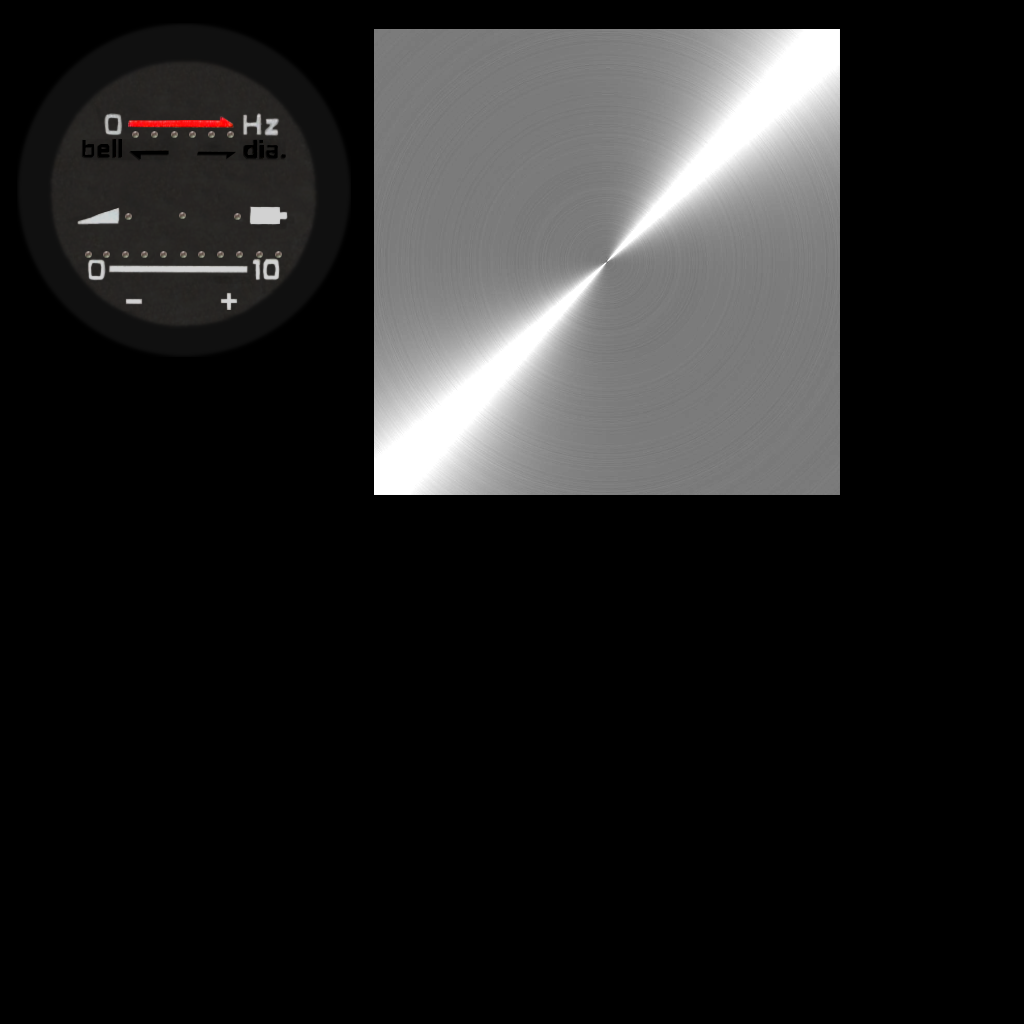
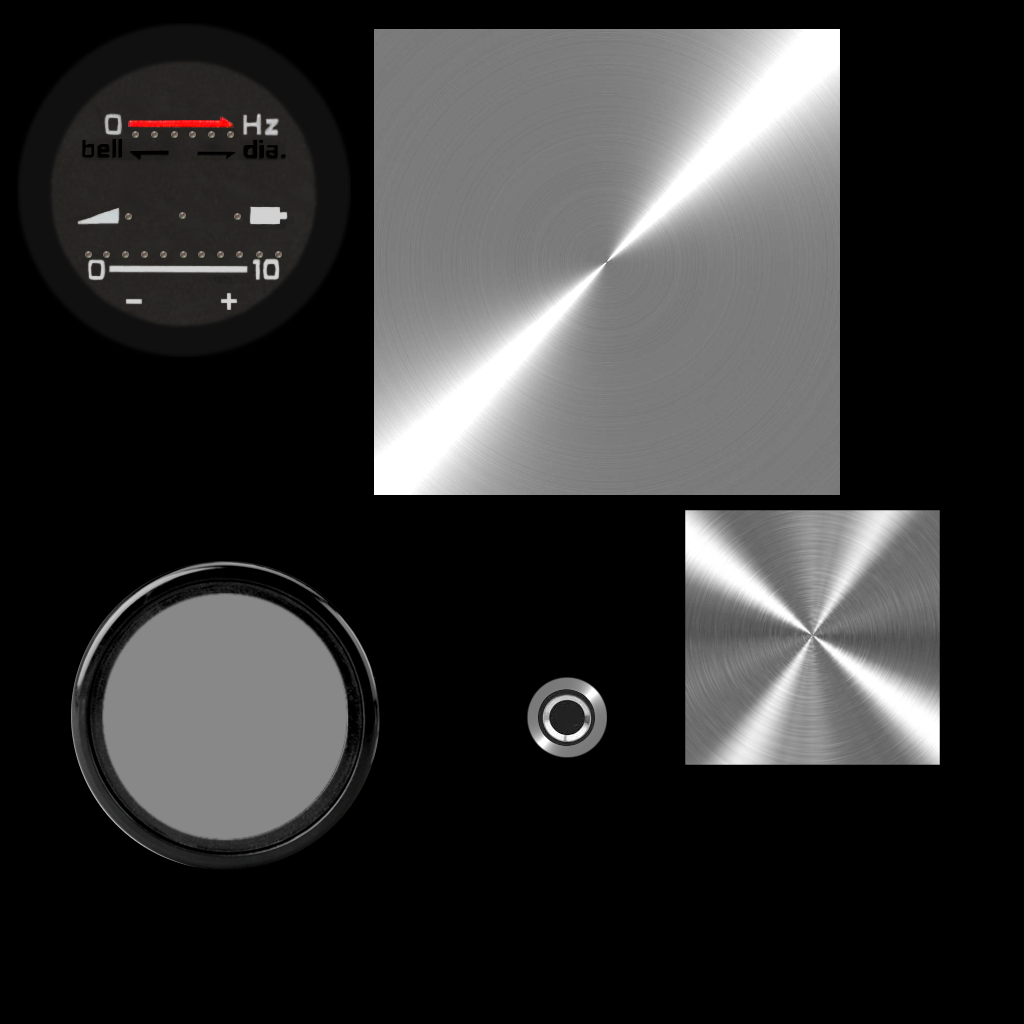
Layers edited between the first and the second w=1024, h=1024 image:
added layer "Pasted Layer #2" above "Pasted Layer #9" over [71, 561, 380, 870]
added layer "Pasted Layer #9" above "Pasted Layer #6" over [538, 689, 595, 746]
added layer "Pasted Layer #6" above "Pasted Layer" over [526, 677, 607, 758]
added layer "Pasted Layer #10" above "Background" over [685, 510, 940, 765]
